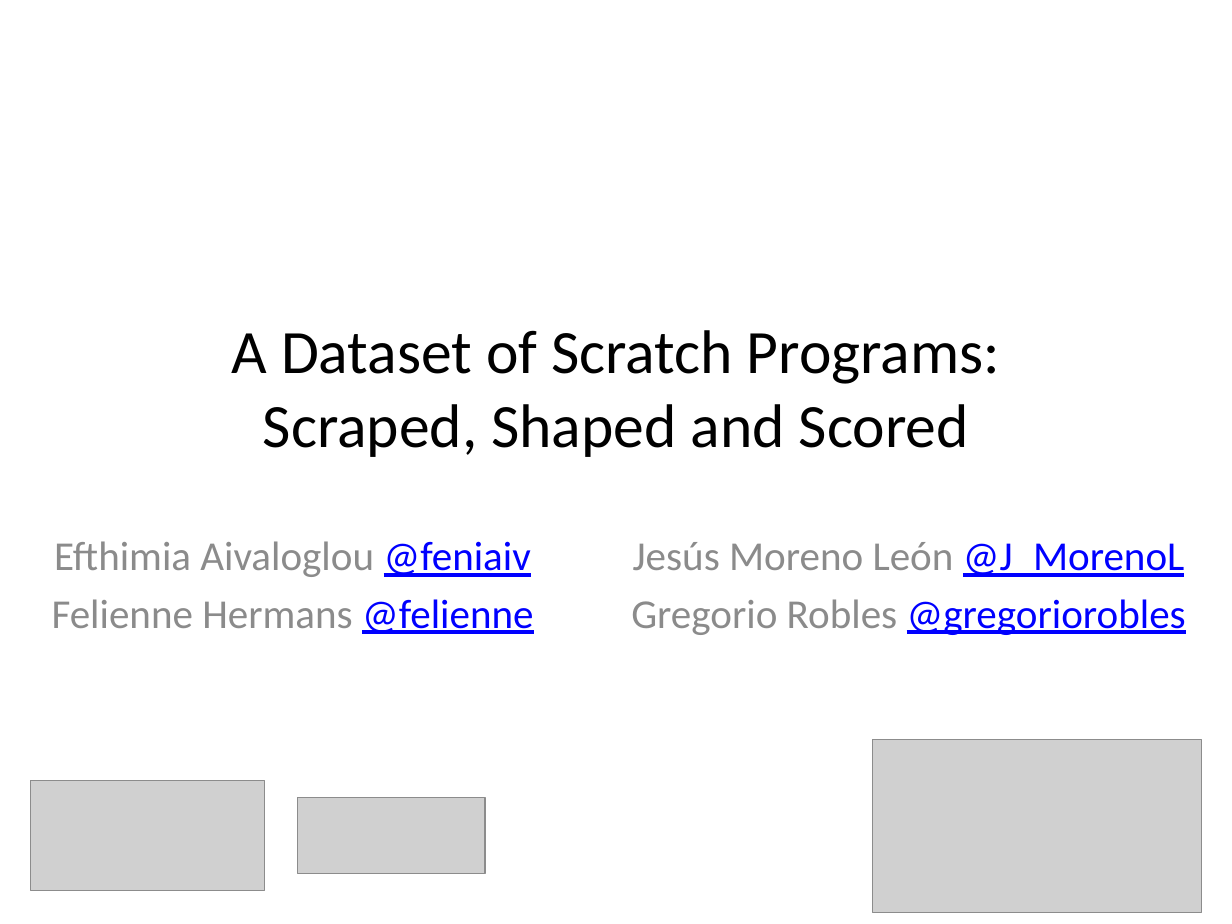
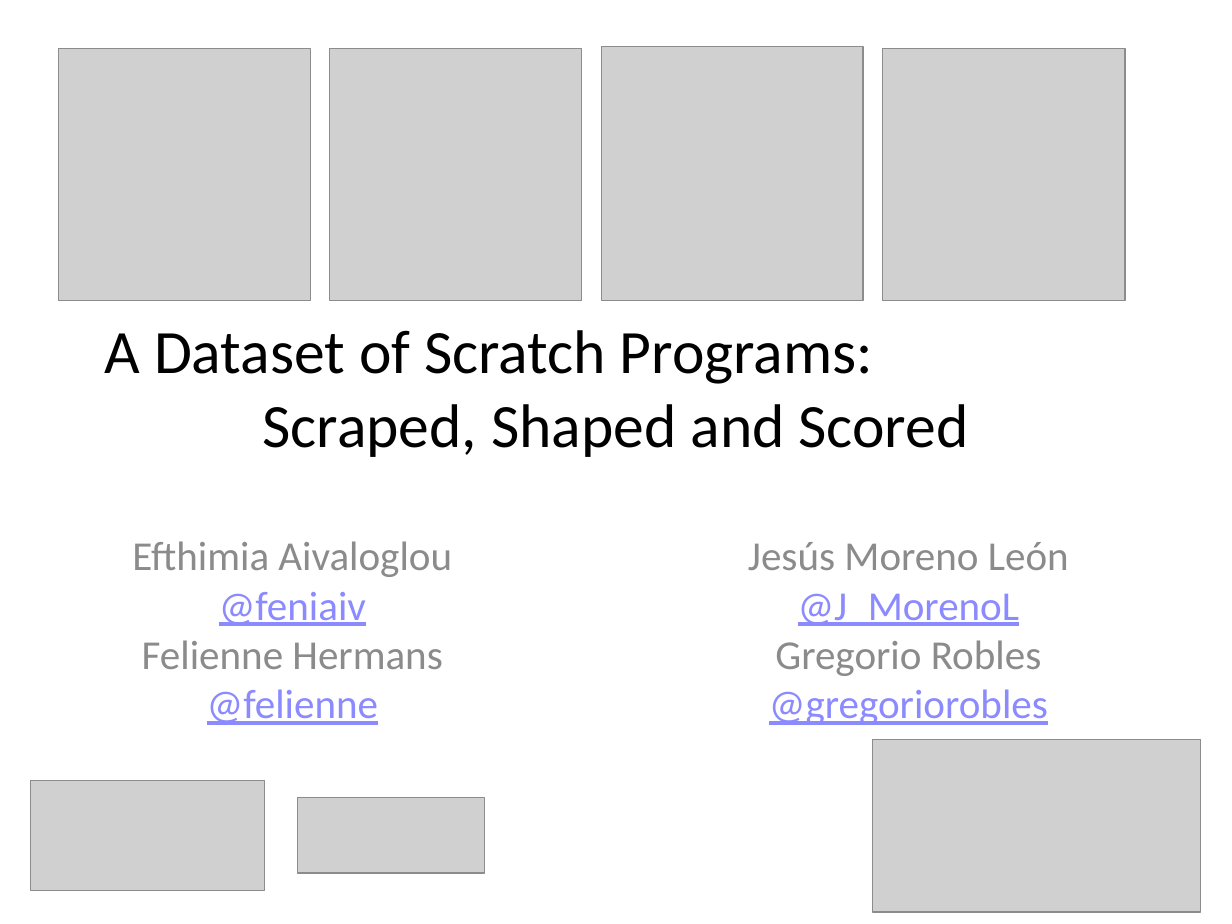
Before and after one commit to spreadsheetlab/ScratchDatasetMSR, a slide deck: slide 1 of MSR-Scratch.pptx. Drawn at 1232x924 pixels with LibreOffice and Linux fonts; fonts in the diff are those of the drawing; grey boxes stand for pictures. Boxes give left, top, right and bottom in pixels: in the first picture for what was removed or moved away, otherwise in the second. Text is boxed around its words. In the diff, an @@ line names an element or a change of style, - is before the commit and + after.

```diff
--- a/MSR-Scratch.pptx
+++ b/MSR-Scratch.pptx
@@ picture added at (x1=58, y1=48, x2=310, y2=301) @@
@@ picture added at (x1=330, y1=48, x2=583, y2=301) @@
@@ picture added at (x1=601, y1=47, x2=862, y2=301) @@
@@ picture added at (x1=883, y1=48, x2=1126, y2=301) @@
@@ text at (x1=105, y1=330, x2=969, y2=457): text changed @@
-A Dataset of Scratch Programs:
-Scraped, Shaped and Scored
+A Dataset of Scratch Programs:
+Scraped, Shaped and Scored
@@ text at (x1=132, y1=541, x2=452, y2=725): text changed; text colour #8C8C8C to #8B8B8B @@
-Efthimia Aivaloglou @feniaiv
-Felienne Hermans @felienne
+Efthimia Aivaloglou
+@feniaiv
+Felienne Hermans
+@felienne
@@ text at (x1=748, y1=542, x2=1069, y2=725): text changed; text colour #8C8C8C to #8B8B8B @@
-Jesús Moreno León @J_MorenoL
-Gregorio Robles @gregoriorobles
+Jesús Moreno León
+@J_MorenoL
+Gregorio Robles
+@gregoriorobles
```
Also in this commit, not shown: 11 other slides changed, 3 slides added, 1 slide removed, 1 other file.
